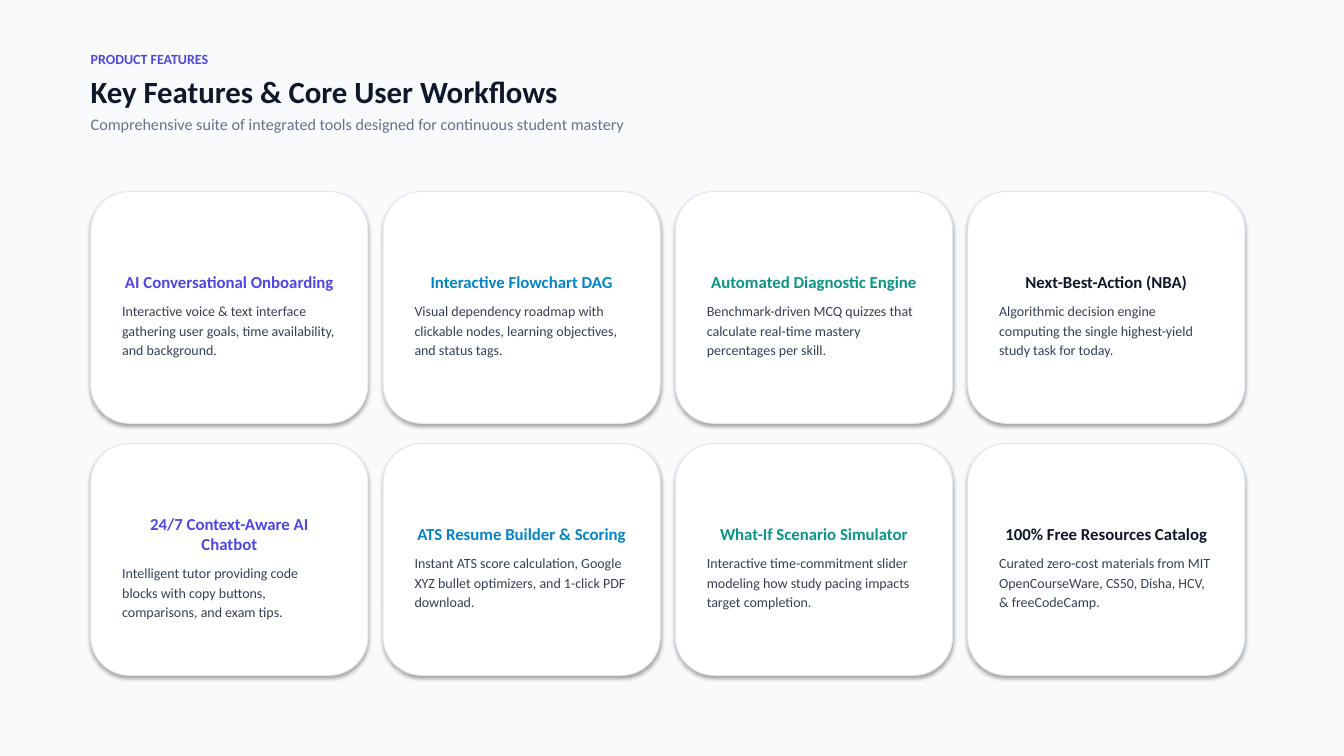
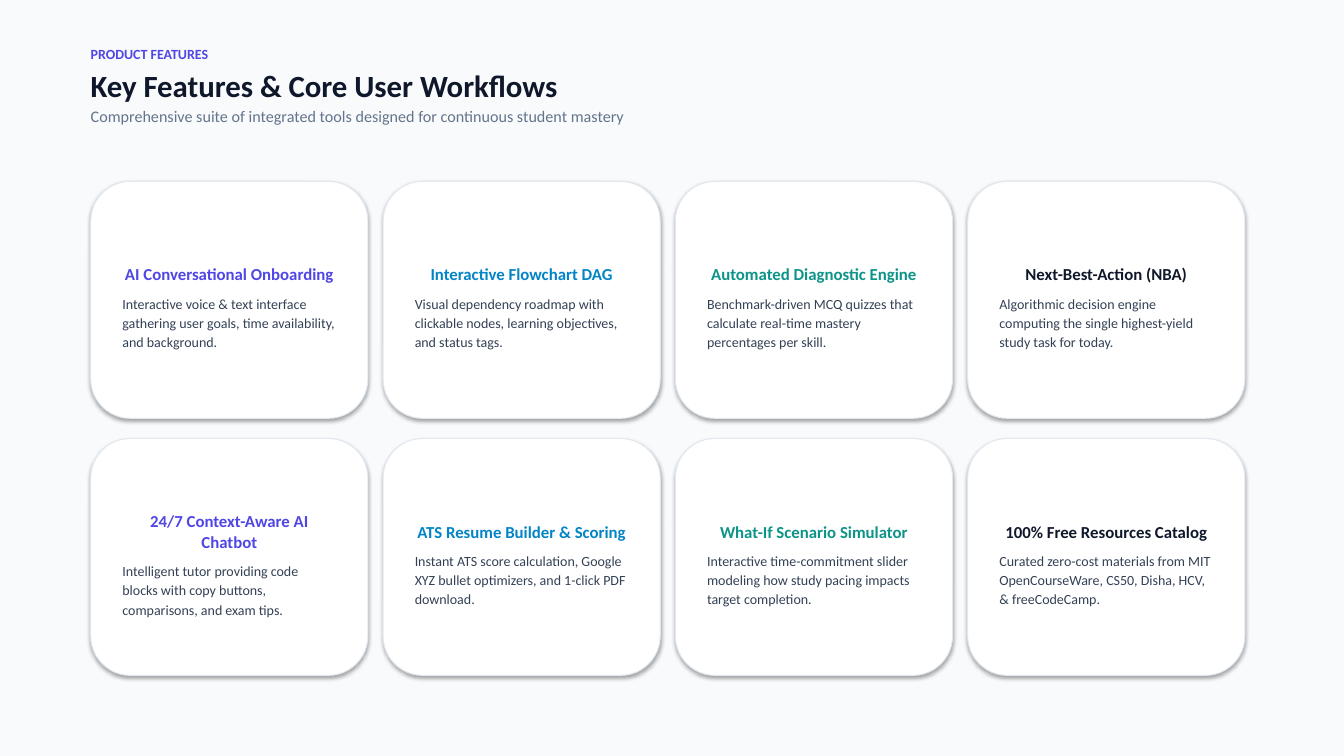
Before and after one commit to Sirivennela310505/NEXORA, a slide deck: slide 8 of NEXORA_Clean_White_Presentation.pptx (slide 6 before the commit). Drawn at 1344x756 pixels with LibreOffice and Linux fonts; fonts in the diff are those of the drawing. Boxes give left, top, right and bottom in pixels: in the first picture for what was removed or moved away, otherwise in the second. Text is boxed around its words. In the diff, an @@ line names an element or a change of style, - is before the commit and + after.

```diff
--- a/NEXORA_Clean_White_Presentation.pptx
+++ b/NEXORA_Clean_White_Presentation.pptx
@@ text at box(91, 50, 624, 125): less space between paragraphs @@
@@ rounded rectangle "AI Conversational Onboarding": place and size @@
-rounded rectangle "AI Conversational Onboarding" at box(91, 192, 368, 423)
+rounded rectangle "AI Conversational Onboarding" at box(91, 181, 368, 418)
@@ rounded rectangle "Interactive Flowchart DAG": place and size @@
-rounded rectangle "Interactive Flowchart DAG" at box(383, 192, 660, 423)
+rounded rectangle "Interactive Flowchart DAG" at box(383, 181, 660, 418)
@@ rounded rectangle "Automated Diagnostic Engine": place and size @@
-rounded rectangle "Automated Diagnostic Engine" at box(676, 192, 953, 423)
+rounded rectangle "Automated Diagnostic Engine" at box(676, 181, 953, 418)
@@ rounded rectangle "Next-Best-Action (NBA)": place and size @@
-rounded rectangle "Next-Best-Action (NBA)" at box(968, 192, 1245, 423)
+rounded rectangle "Next-Best-Action (NBA)" at box(968, 181, 1245, 418)
@@ rounded rectangle "24/7 Context-Aware AI Chatbot": place and size @@
-rounded rectangle "24/7 Context-Aware AI Chatbot" at box(91, 444, 368, 676)
+rounded rectangle "24/7 Context-Aware AI Chatbot" at box(91, 439, 368, 676)
@@ rounded rectangle "ATS Resume Builder & Scoring": place and size @@
-rounded rectangle "ATS Resume Builder & Scoring" at box(383, 444, 660, 676)
+rounded rectangle "ATS Resume Builder & Scoring" at box(383, 439, 660, 676)
@@ rounded rectangle "What-If Scenario Simulator": place and size @@
-rounded rectangle "What-If Scenario Simulator" at box(676, 444, 953, 676)
+rounded rectangle "What-If Scenario Simulator" at box(676, 439, 953, 676)
@@ rounded rectangle "100% Free Resources Catalog": place and size @@
-rounded rectangle "100% Free Resources Catalog" at box(968, 444, 1245, 676)
+rounded rectangle "100% Free Resources Catalog" at box(968, 439, 1245, 676)
```
Also in this commit, not shown: 6 other slides changed, 2 slides added, 3 other files.
